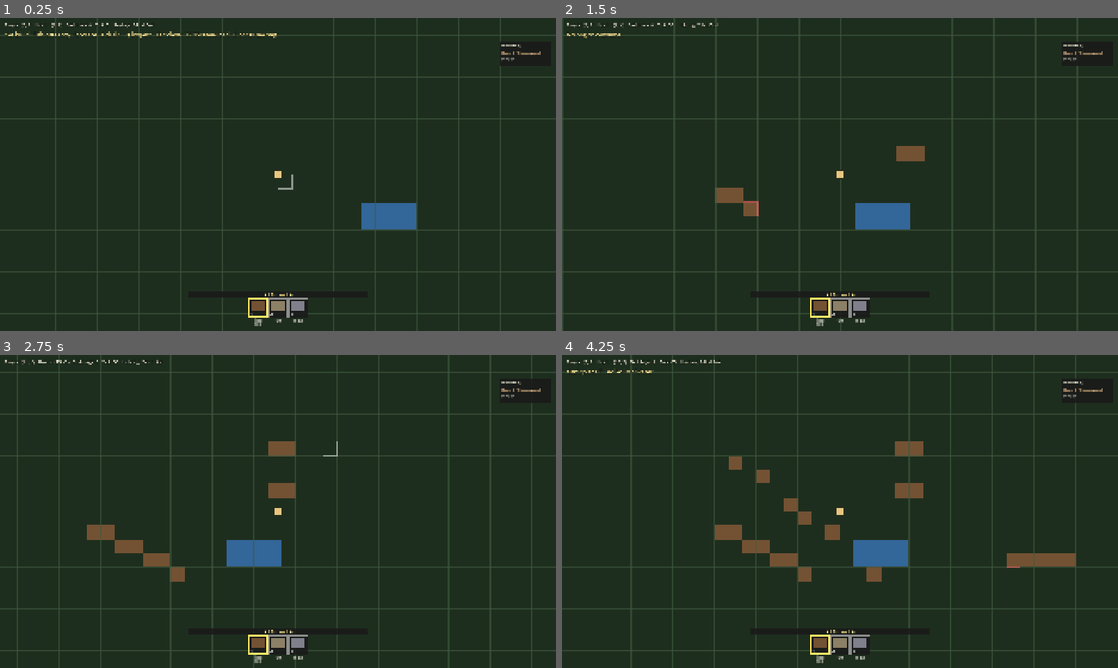
Above: before the commit, frames 1-4 (two rows, left to right).
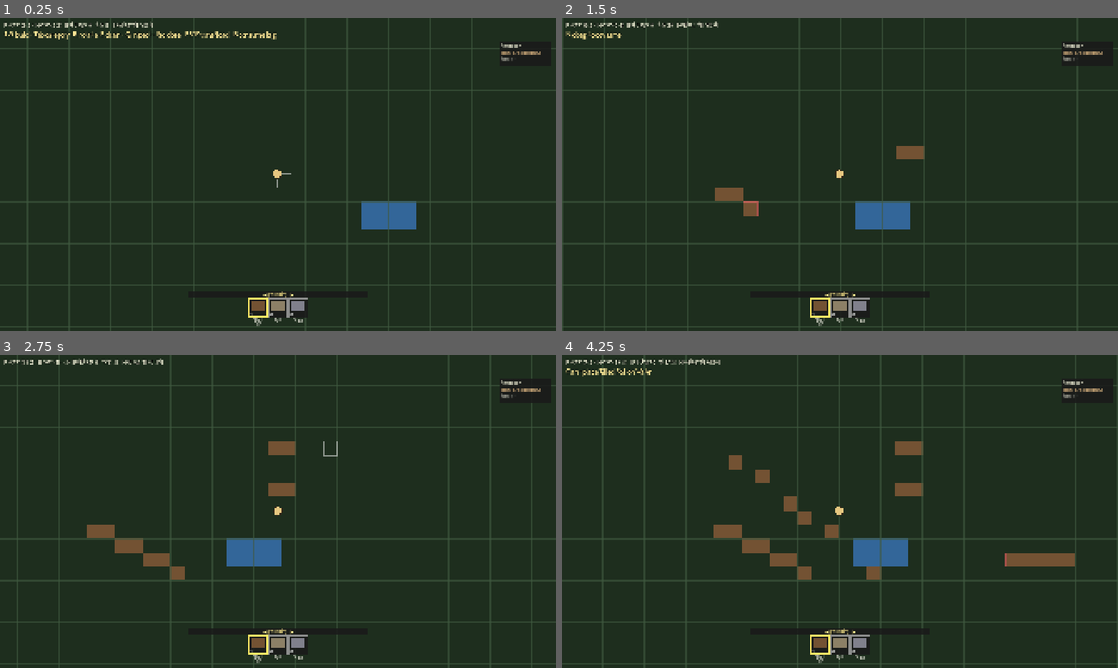
Above: after the commit, the same moments.

Repository: ocklavenoms1/FactClone
Game: Godot game, scene res://scenes/main.tscn
The game is run twice, just before and just after one commit, with the same random seed, the same clock (stepped at 60 frames per second) and the same inputs.
Inputs (mouse positions are in pixels of both pictures, inside the frame that each line leads up to):
- Up to frame 1 (0.25 s): no input
- Up to frame 2 (1.5 s): tap Enter at 0.5 s; move the mouse to (962, 158) at 0.52 s; hold D (move_right) 0.53-1.25 s; tap B (consume_bag) at 0.6 s; click (962, 158) at 0.67 s; drag from (728, 190) to (812, 237) at 1.27 s
- Up to frame 3 (2.75 s): move the mouse to (333, 442) at 2.02 s; hold D (move_right) from 2.03 s (still down); tap E (interact) at 2.1 s; click (333, 442) at 2.17 s
- Up to frame 4 (4.25 s): release D (move_right) at 2.75 s; drag from (812, 574) to (673, 464) at 2.77 s; tap Space at 3.5 s; move the mouse to (1006, 558) at 3.52 s; press the mouse at (1006, 558) at 3.53 s; hold A (move_left) from 3.53 s (still down)

The runs differ from the first frame. In frame 1, 11% of the frame differs, in the area x 0-100%, y 0-100%; in frame 2, 9.4%; in frame 3, 6.4%; in frame 4, 11%.

Commit message:
Camera zoom session: pop stash, diagnose displacement, ship
Mouse-wheel zoom in/out, smooth-lerped via target_zoom toward camera.zoom
at 12/sec convergence rate. Range [0.85, 6.75] (~40-tile overview to
~5-tile detail), per-notch x1.15 multiplier. Modal-gated: wheel
suspended while inventory grid is open.

Fix for the original "displacement" bug from late Session D (stashed,
finally diagnosed today):

The bug had two components.

1. Sub-pixel jitter from non-integer zoom × fractional camera position.
   Tile spacings rounded inconsistently → some squares rendered 1 px
   wider than others. Fixed via project-level pixel-snap settings:
   - rendering/2d/snap/snap_2d_transforms_to_pixel = true
   - rendering/2d/snap/snap_2d_vertices_to_pixel = true
   Both required; transforms-only wasn't enough.

2. Outline widths overshooting small tiles at low zoom. Earlier stash
   used screen_px(N) to keep outline widths at constant screen-pixel
   size for readability. Side effect: at low zoom, the 2-px outline
   extended ~1 screen pixel beyond the rect on each side, making the
   hover box look larger than the tile. Reverted to world-unit literals
   so outlines scale with the tile and stay flush at every zoom level.
   Trade-off: outlines fade to sub-pixel anti-aliased lines at extreme
   zoom-out (documented in NOTES.md with future minimum-pixel-floor
   option as a deferred polish fix).

Stash conflicts: main.gd had two purely-additive hunks (zoom constants
vs Session E bag-cap constants; zoom init vs inventory grid wiring).
Resolved by concatenation. buildings.gd and grid_world.gd applied
cleanly. Stash dropped post-resolution.

Lessons captured in PROJECT_LOG entry. Stale Godot processes hung on
Windows during diagnosis — taskkill /IM didn't catch them; PID-specific
kills did. Lesson: when fixes don't show in the live game, check for
zombie Godot processes from earlier sessions and force-kill by PID.

10 tests still pass. screen_px() helper kept but unused — future
in-world overlays needing constant screen-pixel size could call it.

Co-Authored-By: Claude Opus 4.7 <noreply@anthropic.com>

Diff:
--- a/project.godot
+++ b/project.godot
@@ -182,3 +182,5 @@
 [rendering]
 
 textures/canvas_textures/default_texture_filter=0
+2d/snap/snap_2d_transforms_to_pixel=true
+2d/snap/snap_2d_vertices_to_pixel=true
--- a/scripts/main.gd
+++ b/scripts/main.gd
@@ -9,6 +9,17 @@
 const SLOTS_PER_BAG: int = 4
 const BAG_CAP: int = 5
 const BAG_CONFIRM_WINDOW: float = 3.0   # seconds; "press B again to confirm"
+
+# Camera zoom range. Computed against the 1080-px viewport short axis:
+#   ZOOM_MIN = 1080 / (TILE_SIZE * 40 tiles) ≈ 0.84   → ~40-tile overview
+#   ZOOM_MAX = 1080 / (TILE_SIZE * 5 tiles)  ≈ 6.75   → ~5-tile detail
+# Each wheel notch multiplies target_zoom by ZOOM_STEP (or 1/ZOOM_STEP).
+# Smoothing lerps actual camera.zoom toward target_zoom each frame.
+const ZOOM_MIN: float = 0.85
+const ZOOM_MAX: float = 6.75
+const ZOOM_STEP: float = 1.15
+const ZOOM_SMOOTH_RATE: float = 12.0
+var target_zoom: float = 1.0
 
 @onready var player: CharacterBody2D = $Player
 @onready var camera: Camera2D = $Player/Camera
@@ -65,6 +76,9 @@
 	inventory_grid.toast_callback = _show_toast
 	# Player gates its movement on inventory_grid.is_open() — wire the ref.
 	player.inventory_grid = inventory_grid
+	# Initialize zoom from whatever the camera was authored at, so target
+	# tracking starts in lockstep instead of snapping on first wheel input.
+	target_zoom = camera.zoom.x
 
 	if SaveSystem.save_exists():
 		var result: LoadResult = SaveSystem.load_game(grid_world, player, player_inventory)
@@ -94,6 +108,14 @@
 	# open closes the grid in preference to the info panel.
 	if inventory_grid.is_open() and Input.is_action_just_pressed("close_info_panel"):
 		inventory_grid.toggle()
+
+	# Smooth-zoom: lerp camera.zoom toward target_zoom each frame.
+	# Pure visual update — runs regardless of modal state so an in-flight
+	# zoom-out animation completes even if the player opens inventory
+	# mid-scroll. Wheel input updates target_zoom in _unhandled_input
+	# below; that path IS gated when modal is open.
+	var z: float = lerp(camera.zoom.x, target_zoom, clamp(delta * ZOOM_SMOOTH_RATE, 0.0, 1.0))
+	camera.zoom = Vector2(z, z)
 
 	# When the inventory grid is open: skip world / hotbar / placement /
 	# inspect / save / consume input. Game tick still runs (factory keeps
@@ -223,6 +245,25 @@
 		grid_world.buildings.size(),
 		TickSystem.current_tick, hotbar.current_label(), dir_indicator
 	]
+
+## Mouse-wheel zoom. Wheel up zooms in (closer), wheel down zooms out
+## (farther). Updates `target_zoom`; the lerp in _process smooths the
+## actual camera.zoom toward it. Clamped to [ZOOM_MIN, ZOOM_MAX] so the
+## player can't zoom past the spec'd range.
+##
+## Modal gating: the InventoryGrid uses MOUSE_FILTER_STOP, so when it's
+## visible Godot's input routing intercepts wheel events at the Control
+## level and they don't propagate here. The explicit is_open() guard
+## below is belt-and-suspenders — keeps the design intent visible if
+## the InventoryGrid's mouse_filter ever changes.
+func _unhandled_input(event: InputEvent) -> void:
+	if inventory_grid != null and inventory_grid.is_open():
+		return
+	if event is InputEventMouseButton and event.pressed:
+		if event.button_index == MOUSE_BUTTON_WHEEL_UP:
+			target_zoom = clamp(target_zoom * ZOOM_STEP, ZOOM_MIN, ZOOM_MAX)
+		elif event.button_index == MOUSE_BUTTON_WHEEL_DOWN:
+			target_zoom = clamp(target_zoom / ZOOM_STEP, ZOOM_MIN, ZOOM_MAX)
 
 func _try_place(pos: Vector2i) -> void:
 	match hotbar.current_kind():
--- a/scripts/world/buildings.gd
+++ b/scripts/world/buildings.gd
@@ -395,12 +395,14 @@
 
 ## Draw an unmistakable 2px border around the entire footprint of a multi-
 ## tile building. Single-tile buildings get nothing extra (their own draw
-## already paints a tile-bound trim border).
+## already paints a tile-bound trim border). Width scales inversely with
+## zoom at overview so the border stays visible at ~40-tile factory views.
 static func _draw_multitile_border(b: Building, canvas: CanvasItem, world_pos: Vector2, tile_size: int) -> void:
 	var fp: Vector2i = footprint_of(b.type)
 	if fp.x <= 1 and fp.y <= 1:
 		return
 	var rect: Rect2 = Rect2(world_pos, Vector2(tile_size * fp.x, tile_size * fp.y))
+	# Width in world units so the border scales with the building footprint.
 	canvas.draw_rect(rect, _MULTITILE_BORDER_COLOR, false, _MULTITILE_BORDER_WIDTH)
 
 ## Draw small filled / hollow circles on each edge cell that hosts a recipe
@@ -473,6 +475,9 @@
 	# step in port_dir from the building, so subtract to nudge inward).
 	var nudge: Vector2 = -Vector2(Belt.DIR_VECS[port_dir]) * (tile_size * 0.40)
 	var dot_pos: Vector2 = center + nudge
+	# Radius and outline widths in world units — port dots scale with the
+	# tile they sit on. At low zoom the dots become small; flagged in
+	# INVENTORY_UI_PLAN-style follow-up if visibility becomes a real issue.
 	if active:
 		canvas.draw_circle(dot_pos, _PORT_RADIUS, color)
 		canvas.draw_arc(dot_pos, _PORT_RADIUS, 0.0, TAU, 16, _PORT_OUTLINE, 1.0)
--- a/scripts/world/grid_world.gd
+++ b/scripts/world/grid_world.gd
@@ -338,6 +338,18 @@
 func _process(_delta: float) -> void:
 	queue_redraw()
 
+## Convert "I want N pixels on screen" to "this many world units, given the
+## current camera zoom." For draw_line widths and hover/port outlines that
+## should look the same size at any zoom, pass the result here.
+func screen_px(world_px: float) -> float:
+	if camera == null:
+		return world_px
+	# Floor at the requested base width so things never get thinner than
+	# they would be at zoom = 1; just stops the line from disappearing
+	# when zoomed in close. (Looks fine to overshoot the fixed size at
+	# high zoom — makes outlines emphatic.)
+	return max(world_px, world_px / camera.zoom.x)
+
 func _draw() -> void:
 	var view_min: Vector2
 	var view_max: Vector2
@@ -368,7 +380,11 @@
 		if t.overlay != Terrain.Overlay.NONE:
 			draw_rect(rect, Terrain.overlay_color(t.overlay), true)
 
-	# Grid lines.
+	# Grid lines — width in world units so the line scales with the tile.
+	# At low zoom this fades the line slightly (sub-pixel anti-aliased),
+	# but keeps the line visually flush with tile boundaries instead of
+	# overshooting them at low zoom (the trade-off the "overlay matches
+	# tile" verification criterion picks).
 	for x in range(min_tile.x, max_tile.x + 1):
 		var x_pos: float = x * TILE_SIZE
 		draw_line(Vector2(x_pos, min_tile.y * TILE_SIZE), Vector2(x_pos, max_tile.y * TILE_SIZE), GRID_COLOR, 1.0)
@@ -407,6 +423,7 @@
 			if blocked:
 				break
 		var hover_color: Color = Color(1.0, 0.4, 0.4, 0.6) if blocked else Color(1.0, 1.0, 1.0, 0.5)
+		# Outline width in world units so it scales with the tile.
 		draw_rect(hover_rect, hover_color, false, 2.0)
 		# Direction preview arrow for directional placements (belts and every
 		# rotatable processor). Centered on the footprint, not the anchor
Not shown, added: scripts/tests/test_chest_paired_view.gd.uid
Not shown, changed: NOTES.md
Not shown, changed: PROJECT_LOG.md
